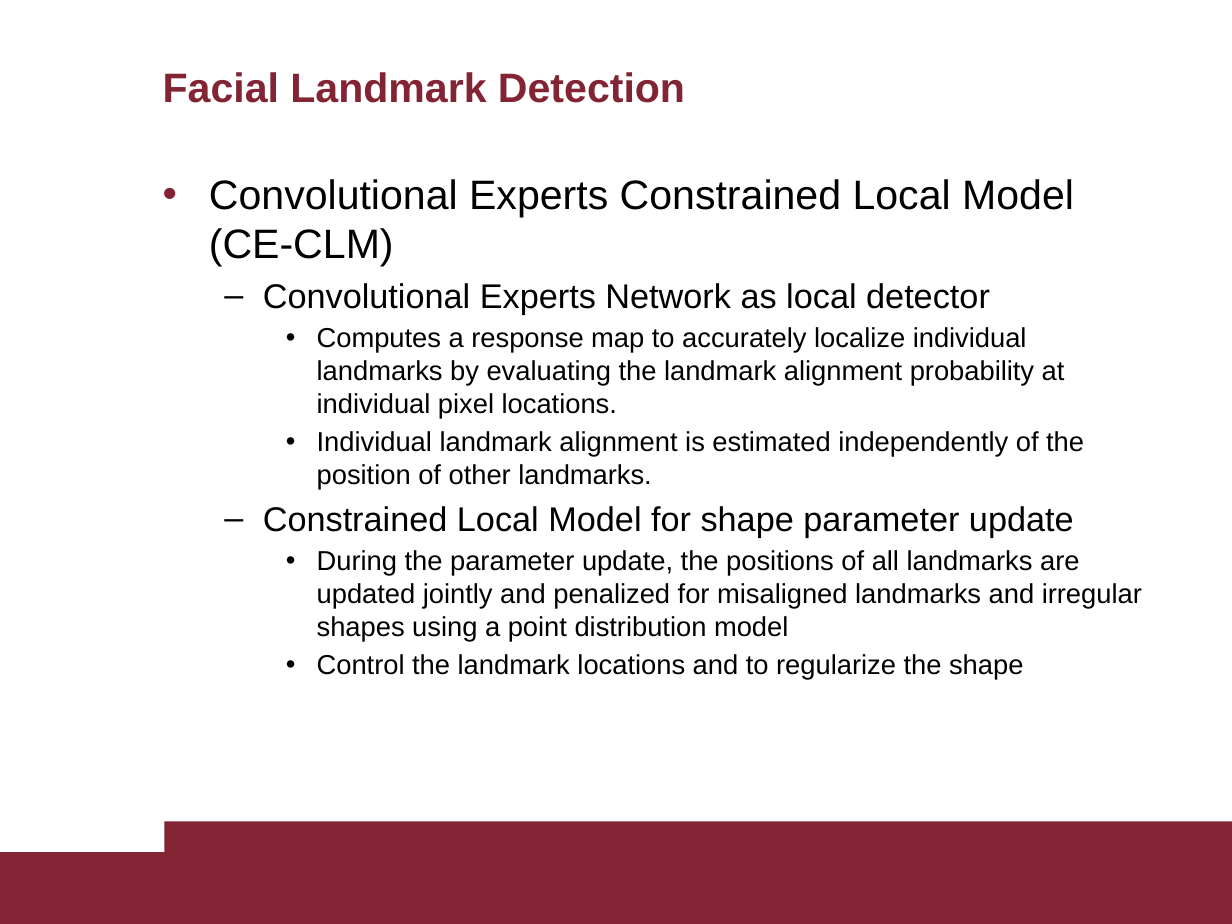
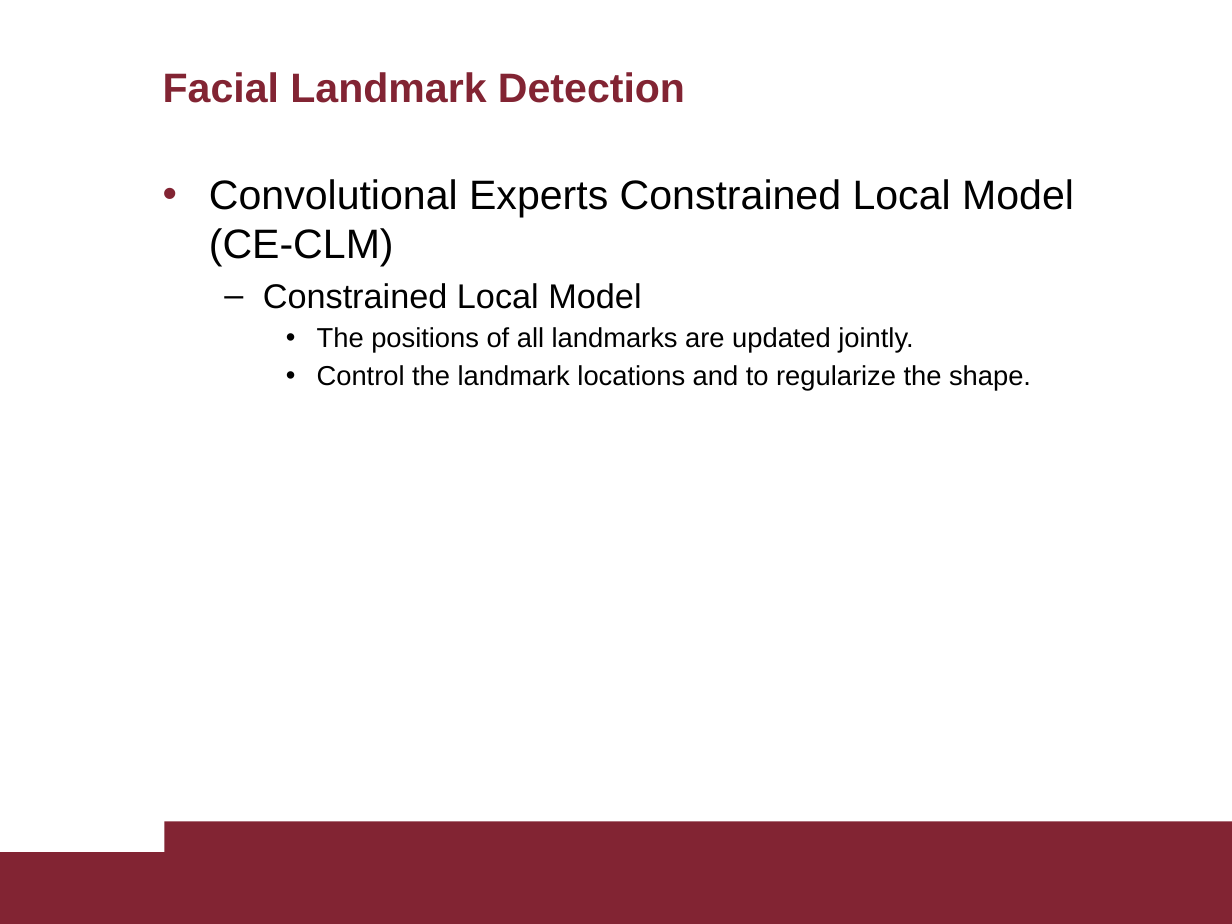
Before and after one commit to AscaL/thesis, a slide deck: slide 10 of Tesi Emanuele Orfanelli 1383726.pptx (slide 11 before the commit). Drawn at 1232x924 pixels with LibreOffice and Linux fonts; fonts in the diff are those of the drawing. Boxes give left, top, right and bottom in pixels: in the first picture for what was removed or moved away, otherwise in the second. Text is boxed around its words. In the diff, an @@ line names an element or a change of style, - is before the commit and + after.

Commit message:
ppt

```diff
--- a/Tesi Emanuele Orfanelli 1383726.pptx
+++ b/Tesi Emanuele Orfanelli 1383726.pptx
@@ text at <box>263,283,1031,391</box>: text changed @@
-  – Convolutional Experts Network as local detector
-    • Computes a response map to accurately localize individual landmarks by evaluating the landmark alignment probability at individual pixel locations.
-    • Individual landmark alignment is estimated independently of the position of other landmarks.
-  – Constrained Local Model for shape parameter update
-    • During the parameter update, the positions of all landmarks are updated jointly and penalized for misaligned landmarks and irregular shapes using a point distribution model
-    • Control the landmark locations and to regularize the shape
+  – Constrained Local Model
+    • The positions of all landmarks are updated jointly.
+    • Control the landmark locations and to regularize the shape.
```
Also in this commit, not shown: 23 other slides changed, 2 slides removed.
